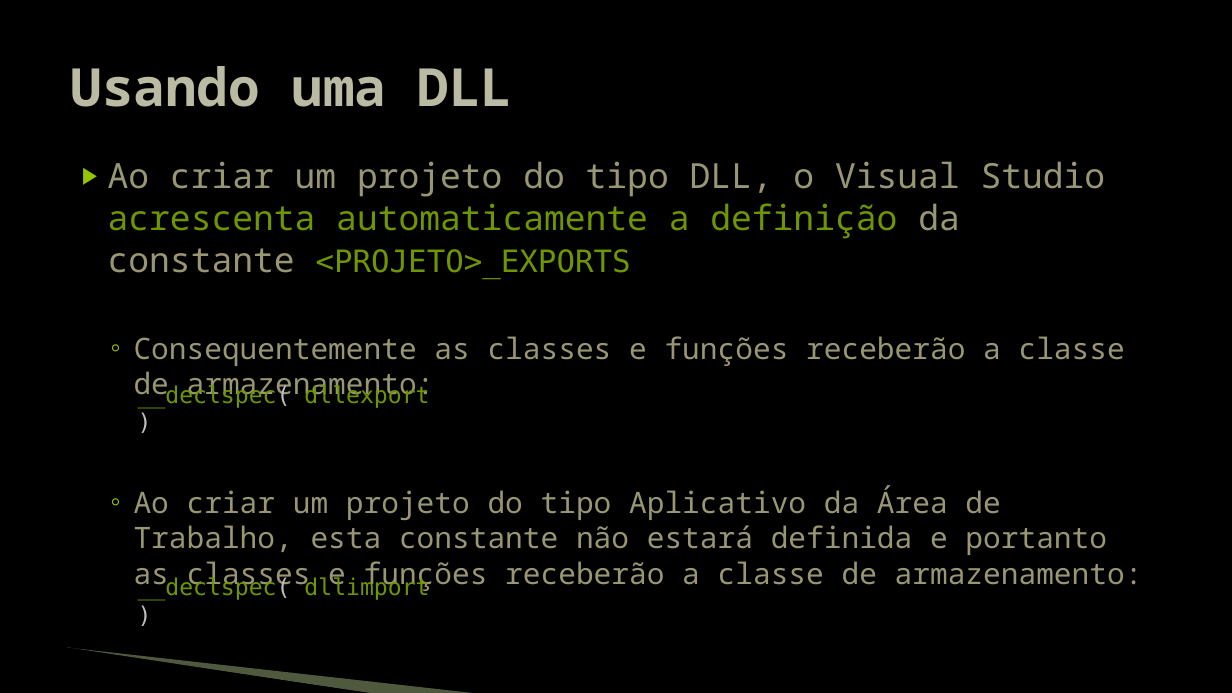
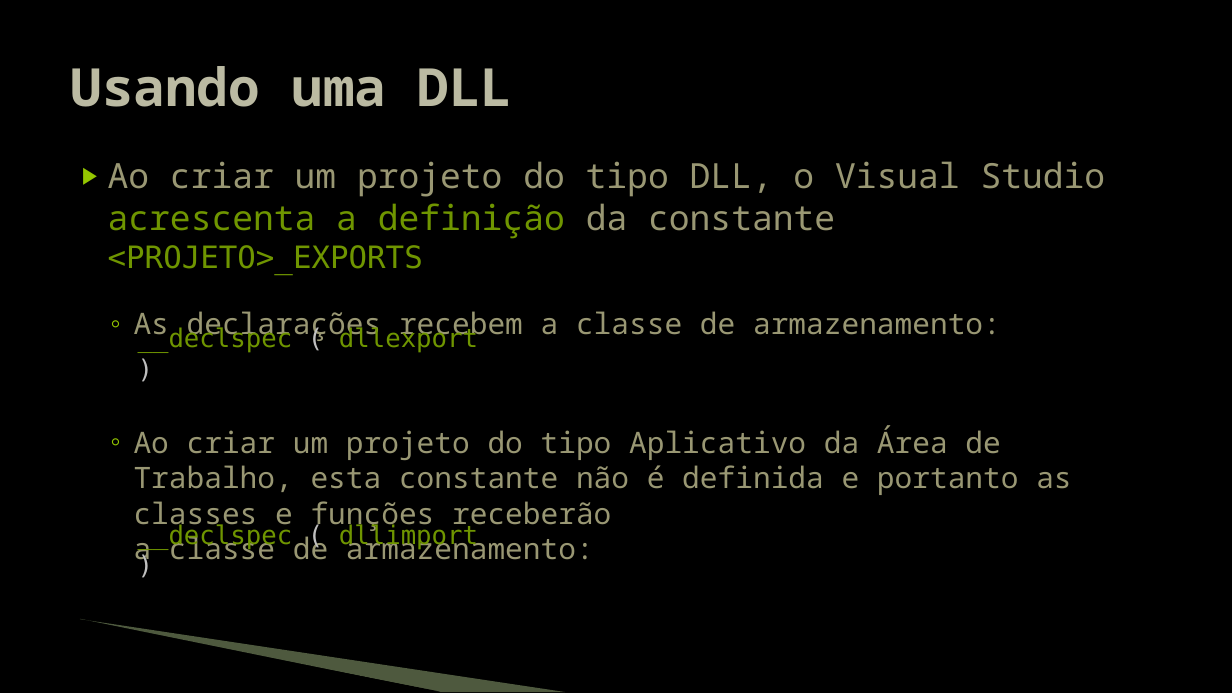
Before and after one commit to JudsonSS/Jogos, a slide deck: slide 12 of Slides/29. Distribuição do Jogo.pptx (slide 10 before the commit). Drawn at 1232x693 pixels with LibreOffice and Linux fonts; fonts in the diff are those of the drawing; background and template pictures are left out. Boxes give left, top, right and bottom in pixels: in the first picture for what was removed or moved away, otherwise in the second. Text is boxed around its words. In the diff, an @@ line names an element or a change of style, - is before the commit and + after.

```diff
--- a/Slides/29. Distribuição do Jogo.pptx
+++ b/Slides/29. Distribuição do Jogo.pptx
@@ text at <box>108,161,1106,567</box>: text changed @@
-▶ Ao criar um projeto do tipo DLL, o Visual Studio acrescenta automaticamente a definição da constante <PROJETO>_EXPORTS
-  ◦ Consequentemente as classes e funções receberão a classe de armazenamento:
-  ◦ Ao criar um projeto do tipo Aplicativo da Área de Trabalho, esta constante não estará definida e portanto as classes e funções receberão a classe de armazenamento:
+▶ Ao criar um projeto do tipo DLL, o Visual Studio
+  acrescenta a definição da constante <PROJETO>_EXPORTS
+  ◦ As declarações recebem a classe de armazenamento:
+  ◦ Ao criar um projeto do tipo Aplicativo da Área de Trabalho, esta constante não é definida e portanto as classes e funções receberão
+    a classe de armazenamento:
@@ text at <box>138,327,478,353</box>: text changed; size 18 to 20 pt @@
-__declspec( dllexport )
+__declspec ( dllexport )
@@ text at <box>138,523,478,549</box>: text changed; size 18 to 20 pt @@
-__declspec( dllimport )
+__declspec ( dllimport )
@@ freeform shape: place and size @@
-freeform shape at <box>66,649,374,693</box>
+freeform shape at <box>78,621,440,692</box>
@@ freeform shape: place and size @@
-freeform shape at <box>67,648,481,693</box>
+freeform shape at <box>80,619,566,692</box>
```
Also in this commit, not shown: 14 other slides changed, 2 slides added.
